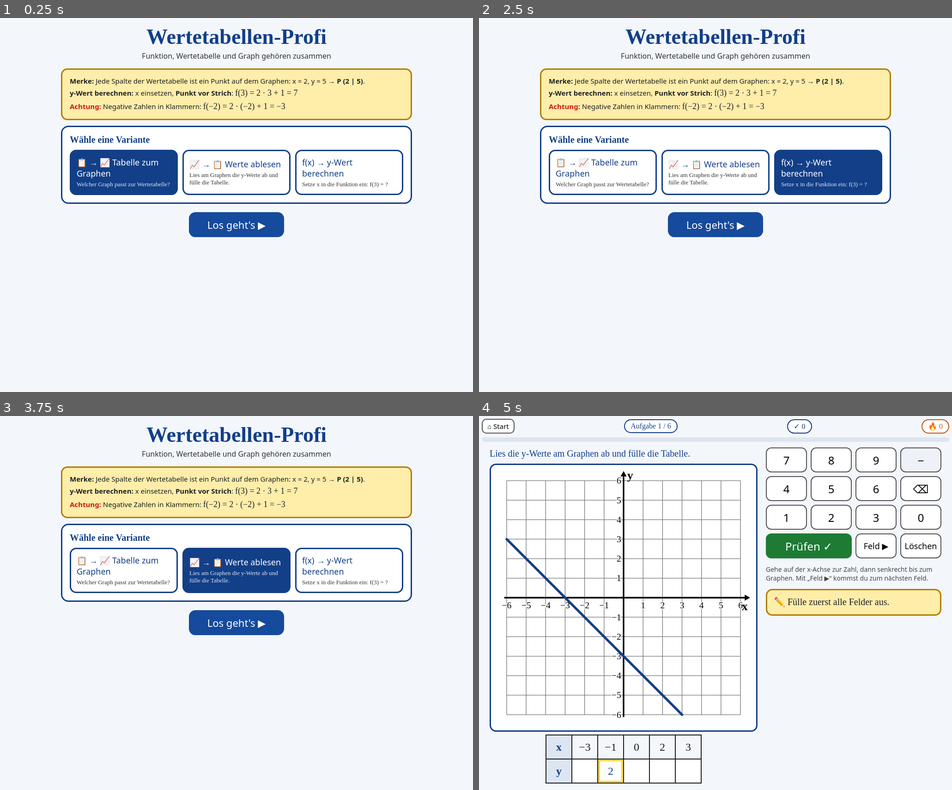
Above: before the commit, frames 1-4 (two rows, left to right).
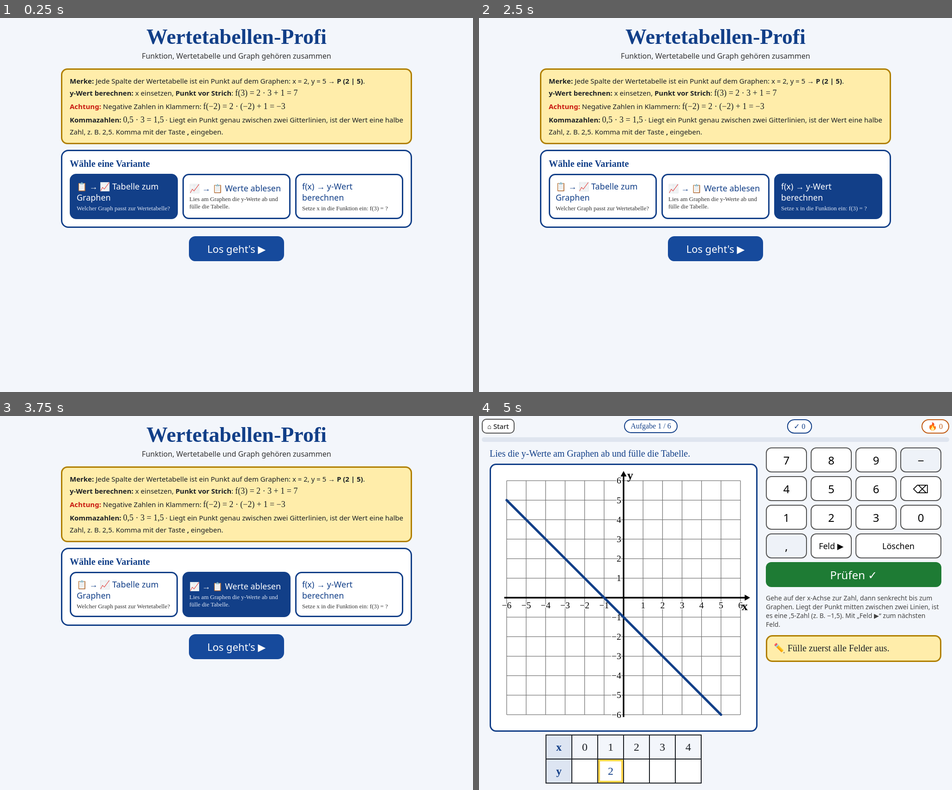
Above: after the commit, the same moments.

Repository: FrauOezdemir/Mathe-spiele
Game: browser game, page wertetabellen-profi.html
Same seed, same stepped clock (60 frames per second), same inputs: the game is played once before the commit and once after it.
Inputs:
- Up to frame 1 (0.25 s): no input
- Up to frame 2 (2.5 s): click "Los geht's ▶" at 0.27 s; click "⌂ Start" at 0.52 s; click "Los geht's ▶" at 0.77 s; click "⌂ Start" at 1.27 s; click "📋 → 📈 Tabelle zum Graphen Wel…" at 1.87 s; click "f(x) → y-Wert berechnen Setze…" at 2.47 s
- Up to frame 3 (3.75 s): tap Tab at 2.52 s; click "Los geht's ▶" at 3.07 s; click "⌂ Start" at 3.27 s; click "📈 → 📋 Werte ablesen Lies am G…" at 3.67 s
- Up to frame 4 (5 s): click "Los geht's ▶" at 4.27 s; click "Prüfen ✓" at 4.52 s; click "Feld ▶" at 4.77 s; click "2" at 4.87 s

The runs differ from the first frame. In frame 1, 12% of the frame differs, in the area x 12-88%, y 25-66%; in frame 2, 12%; in frame 3, 12%; in frame 4, 10%.

Commit message:
Wertetabellen-Profi: Aufgaben mit 0,5er-Werten und Komma-Taste
Co-Authored-By: Claude Opus 5.5 <noreply@anthropic.com>
Claude-Session: https://claude.ai/code/session_01Hun6GpxpFJuJYWYahihW2s

Diff:
--- a/wertetabellen-profi.html
+++ b/wertetabellen-profi.html
@@ -54,7 +54,7 @@
 .keys{display:grid;grid-template-columns:repeat(4,1fr);gap:8px}
 .keys button{font-size:24px;height:54px;border-radius:12px;border:2px solid #555;background:#fff}
 .keys .ok{grid-column:span 2;background:var(--green);color:#fff;border:0}
-.keys .minus{background:#EEF2F8}
+.keys .minus,.keys .comma{background:#EEF2F8}
 .fb{border-radius:14px;padding:10px 14px;margin-top:12px;font-size:16px;line-height:1.5;display:none}
 .fb.good{display:block;background:#DDF2E1;border:3px solid var(--green)}
 .fb.bad{display:block;background:#FAD3CF;border:3px solid var(--red)}
@@ -77,7 +77,8 @@
   <div class="merke">
     <b>Merke:</b> Jede Spalte der Wertetabelle ist ein Punkt auf dem Graphen: x = 2, y = 5 → <b>P (2 | 5)</b>.<br>
     <b>y-Wert berechnen:</b> x einsetzen, <b>Punkt vor Strich</b>: <span class="ex">f(3) = 2 · 3 + 1 = 7</span><br>
-    <b style="color:var(--red)">Achtung:</b> Negative Zahlen in Klammern: <span class="ex">f(−2) = 2 · (−2) + 1 = −3</span>
+    <b style="color:var(--red)">Achtung:</b> Negative Zahlen in Klammern: <span class="ex">f(−2) = 2 · (−2) + 1 = −3</span><br>
+    <b>Kommazahlen:</b> <span class="ex">0,5 · 3 = 1,5</span> · Liegt ein Punkt genau zwischen zwei Gitterlinien, ist der Wert eine halbe Zahl, z. B. 2,5. Komma mit der Taste <b>,</b> eingeben.
   </div>
   <div class="card">
     <h2>Wähle eine Variante</h2>
@@ -111,7 +112,8 @@
           <button>7</button><button>8</button><button>9</button><button class="minus">−</button>
           <button>4</button><button>5</button><button>6</button><button>⌫</button>
           <button>1</button><button>2</button><button>3</button><button>0</button>
-          <button class="ok" id="check">Prüfen ✓</button><button id="nxt" style="font-size:18px">Feld ▶</button><button id="clr" style="font-size:18px">Löschen</button>
+          <button class="comma">,</button><button id="nxt" style="font-size:18px">Feld ▶</button><button id="clr" style="font-size:18px;grid-column:span 2">Löschen</button>
+          <button class="ok" id="check" style="grid-column:span 4">Prüfen ✓</button>
         </div>
         <p class="small" id="keyHint"></p>
       </div>
@@ -144,17 +146,17 @@
 const val_=(F,x)=>F.m*x+F.n;
 function fnText(F){const {m,n}=F;let s;
   if(m==1)s="x";else if(m==-1)s="−x";else if(m==0)s="";else s=f(m)+"x";
-  if(m==0)s=f(n);else if(n>0)s+=" + "+n;else if(n<0)s+=" − "+(-n);
+  if(m==0)s=f(n);else if(n>0)s+=" + "+f(n);else if(n<0)s+=" − "+f(-n);
   return "f(x) = "+s}
 const mstr=m=>Math.abs(m)==0.5?(m<0?"(−0,5)":"0,5"):par(m);
 function steps(F,x){const p=F.m*x;let s=`f(${f(x)}) = ${mstr(F.m)} · ${par(x)}`;
-  if(F.n!=0)s+=` ${F.n>0?"+":"−"} ${Math.abs(F.n)}`;s+=` = ${f(p)}`;
-  if(F.n!=0)s+=` ${F.n>0?"+":"−"} ${Math.abs(F.n)} = ${f(p+F.n)}`;return s}
+  if(F.n!=0)s+=` ${F.n>0?"+":"−"} ${f(Math.abs(F.n))}`;s+=` = ${f(p)}`;
+  if(F.n!=0)s+=` ${F.n>0?"+":"−"} ${f(Math.abs(F.n))} = ${f(p+F.n)}`;return s}
 function diagnose(F,x,a){const p=F.m*x;
   if(a==-p+F.n&&p!=0)return["vz","Vorzeichen beim Malnehmen!",`${mstr(F.m)} · ${par(x)} = <b>${f(p)}</b>. Minus mal Minus = Plus, Plus mal Minus = Minus.`];
   if(x<0&&a==F.m+x+F.n&&F.m!=1)return["klammer","Klammer vergessen?",`Negative Zahl in Klammern und malnehmen: ${mstr(F.m)} · ${par(x)}.`];
   if(F.n!=0&&a==F.m*(x+F.n))return["punkt","Punkt vor Strich!","Erst <b>mal</b>, dann <b>plus/minus</b>."];
-  if(F.n!=0&&a==p)return["n",`Das „${F.n>0?"+":"−"} ${Math.abs(F.n)}“ fehlt!`,`Nach dem Malnehmen noch ${F.n>0?"plus":"minus"} ${Math.abs(F.n)} rechnen.`];
+  if(F.n!=0&&a==p)return["n",`Das „${F.n>0?"+":"−"} ${f(Math.abs(F.n))}“ fehlt!`,`Nach dem Malnehmen noch ${F.n>0?"plus":"minus"} ${f(Math.abs(F.n))} rechnen.`];
   if(a==F.m+x+F.n)return["punkt","Mal, nicht plus!","2x heißt 2 · x."];
   return["","Noch nicht richtig.","Rechne Schritt für Schritt: erst mal, dann plus/minus."]}
 
@@ -180,11 +182,17 @@
 }
 
 // ---------- Aufgaben ----------
-function fnInt(maxAbsY,xs){
-  for(let g=0;g<500;g++){
-    const m=pick([-3,-2,-1,1,2,3,0.5,-0.5]),n=rnd(-4,4);
+const isHalf=v=>Number.isInteger(v*2);
+function fnInt(maxAbsY,xs,half){ // half: Werte in 0,5er-Schritten (mindestens einer mit Komma)
+  for(let g=0;g<800;g++){
+    const m=half?pick([0.5,-0.5,1.5,-1.5,2,-2,1,-1]):pick([-3,-2,-1,1,2,3]);
+    const n=half?pick([-2.5,-1.5,-0.5,0.5,1.5,2.5,-2,-1,0,1,2,3]):rnd(-4,4);
     if(m==1&&n==0)continue;
-    if(xs.every(x=>Number.isInteger(val_({m,n},x))&&Math.abs(val_({m,n},x))<=maxAbsY))return{m,n};
+    const ys=xs.map(x=>m*x+n);
+    if(!ys.every(y=>isHalf(y)&&Math.abs(y)<=maxAbsY))continue;
+    if(half&&!ys.some(y=>!Number.isInteger(y)))continue;
+    if(!half&&!ys.every(Number.isInteger))continue;
+    return{m,n};
   }
   return{m:1,n:1};
 }
@@ -192,7 +200,7 @@
   if(mode=="t2g"){
     for(let i=0;i<8;i++){
       const xs=pick([[-2,-1,0,1,2],[-1,0,1,2,3],[-2,0,2,4]]);
-      const F=fnInt(5,xs);
+      const F=fnInt(5,xs,i%2==1);
       const D=[];const add=(G,why)=>{if(!D.some(d=>d.G.m==G.m&&d.G.n==G.n)&&!(G.m==F.m&&G.n==F.n))D.push({G,why})};
       add({m:-F.m,n:F.n},"Die Steigung hat das falsche Vorzeichen. Schau: Wird y größer oder kleiner, wenn x größer wird?");
       if(F.n!=0)add({m:F.m,n:-F.n},`Schau bei x = 0: Laut Tabelle ist y = ${f(F.n)}.`);
@@ -205,11 +213,21 @@
   if(mode=="g2t"){
     for(let i=0;i<6;i++){
       let xs=pick([[-2,-1,0,1,2],[-3,-1,0,2,3],[0,1,2,3,4],[-4,-2,0,1,3]]);
-      let F=fnInt(6,xs);if(Math.abs(F.m)==0.5){xs=[-4,-2,0,2,4];F=fnInt(6,xs)}
+      const F=fnInt(6,xs,i%2==1);
       t.push({F,xs})}}
   if(mode=="f2y"){
-    for(let i=0;i<10;i++){const F=fnInt(30,[0]);let x;
-      do{x=rnd(-5,5)}while(!Number.isInteger(val_(F,x))||(i%2==0&&x>=0));t.push({F,x})}}
+    // 10 Aufgaben: 6 mit ganzen Zahlen, 4 mit 0,5er-Werten (x oder y mit Komma)
+    const halfIdx=new Set([1,4,6,9]);
+    for(let i=0;i<10;i++){let F,x,ok=false;
+      for(let g=0;g<3000&&!ok;g++){
+        const H=halfIdx.has(i);
+        if(H){ if(Math.random()<.5){F=fnInt(30,[0],true);x=rnd(-5,5)} else {F=fnInt(30,[0],false);x=pick([-3.5,-2.5,-1.5,-0.5,0.5,1.5,2.5,3.5]);if(!Number.isInteger(F.m))F={m:pick([2,-2,3,4,-4]),n:F.n}} }
+        else {F=fnInt(30,[0],false);x=rnd(-5,5); if(i%2==0&&x>=0)continue}
+        const y=val_(F,x);if(!isHalf(y)||Math.abs(y)>30)continue;
+        if(H&&Number.isInteger(y)&&Number.isInteger(x))continue;
+        if(!H&&!Number.isInteger(y))continue;
+        ok=true}
+      t.push({F,x})}}
   return t}
 function start(){tasks=makeTasks();idx=0;score=0;streak=0;best=0;total=0;errs={};show("play");load()}
 function upd(){const N=tasks.length;$("#round").textContent="Aufgabe "+(idx+1)+" / "+N;
@@ -237,7 +255,7 @@
     A.innerHTML=cs([{m:cur.F.m,n:cur.F.n}],{R:6,W:440})+tableHTML(cur.xs,null,true);
     cells=cur.xs.map(()=>({v:"",ok:false,first:true}));act=0;
     A.querySelectorAll("td.in").forEach(td=>td.onclick=()=>{const i=+td.dataset.i;if(!cells[i].ok){act=i;rTab()}});
-    $("#keyHint").textContent="Gehe auf der x-Achse zur Zahl, dann senkrecht bis zum Graphen. Mit „Feld ▶“ kommst du zum nächsten Feld.";
+    $("#keyHint").textContent="Gehe auf der x-Achse zur Zahl, dann senkrecht bis zum Graphen. Liegt der Punkt mitten zwischen zwei Linien, ist es eine ,5-Zahl (z. B. −1,5). Mit „Feld ▶“ zum nächsten Feld.";
     total+=cur.xs.length;rTab();
   }
   if(mode=="f2y"){
@@ -250,15 +268,16 @@
   }
 }
 function rTab(){document.querySelectorAll("#area td.in").forEach(td=>{const i=+td.dataset.i,c=cells[i];
-  td.textContent=f(c.v);td.className="in"+(c.ok?" ok":c.bad?" no":"")+(i==act&&!c.ok?" act":"")})}
+  td.textContent=f(c.v).replace(/\.$/,",");td.className="in"+(c.ok?" ok":c.bad?" no":"")+(i==act&&!c.ok?" act":"")})}
 $("#keys").addEventListener("click",e=>{const b=e.target.closest("button");if(!b)return;press(b.id=="check"?"OK":b.id=="clr"?"CLR":b.id=="nxt"?"NEXT":b.textContent)});
 document.addEventListener("keydown",e=>{if(!$("#play").classList.contains("on"))return;
   if(e.key=="Enter"){done?$("#next").click():press("OK");return}
-  if(/^\d$/.test(e.key))press(e.key);else if(e.key=="-")press("−");else if(e.key=="Backspace")press("⌫");else if(e.key=="Tab"){e.preventDefault();press("NEXT")}});
+  if(/^\d$/.test(e.key))press(e.key);else if(e.key=="-")press("−");else if(e.key=="Backspace")press("⌫");else if(e.key==","||e.key==".")press(",");else if(e.key=="Tab"){e.preventDefault();press("NEXT")}});
 function edit(s,k){if(k=="⌫")return s.slice(0,-1);if(k=="−")return s.startsWith("-")?s.slice(1):"-"+s;if(k=="CLR")return "";
-  if(/^\d$/.test(k)&&s.replace("-","").length<3)return s+k;return s}
+  if(k==","){if(s.includes("."))return s;return (s===""||s==="-"?s+"0":s)+"."}
+  if(/^\d$/.test(k)&&s.replace("-","").replace(".","").length<4)return s+k;return s}
 function press(k){if(done||mode=="t2g")return;
-  if(mode=="f2y"){if(k=="OK")return checkY();if(k=="NEXT")return;val=edit(val,k);$("#ans").textContent=f(val)}
+  if(mode=="f2y"){if(k=="OK")return checkY();if(k=="NEXT")return;val=edit(val,k);$("#ans").textContent=f(val).replace(/\.$/,",")}
   if(mode=="g2t"){if(k=="OK")return checkTab();
     if(k=="NEXT"){let j=act;for(let s=0;s<cells.length;s++){j=(j+1)%cells.length;if(!cells[j].ok)break}act=j;rTab();return}
     if(k=="CLR"){cells.forEach(c=>{if(!c.ok){c.v="";c.bad=false}});rTab();return}
@@ -282,7 +301,7 @@
     else fb("bad","❌ Dieser Graph passt nicht.",o.why+" Versuch es nochmal.")}}
 // Variante 2: Graph -> Tabelle
 function checkTab(){
-  if(cells.some(c=>!c.ok&&(c.v===""||c.v==="-"))){fb("hint","✏️ Fülle zuerst alle Felder aus.","");return}
+  if(cells.some(c=>!c.ok&&(c.v===""||c.v==="-"||c.v.endsWith(".")))){fb("hint","✏️ Fülle zuerst alle Felder aus.","");return}
   tries++;const F=cur.F;let wrong=[];
   cells.forEach((c,i)=>{if(c.ok)return;const x=cur.xs[i],y=val_(F,x),a=+c.v;
     if(a==y){c.ok=true;c.bad=false;if(c.first)score++}
@@ -300,7 +319,7 @@
     fb("bad","❌ Die roten Werte sind jetzt verbessert.",wrong.map(w=>`<div>• x = ${f(w.x)} → y = <b>${f(val_(F,w.x))}</b> (roter Punkt)</div>`).join(""));finish()}
   else fb("bad",`❌ ${wrong.length} ${wrong.length==1?"Feld ist":"Felder sind"} noch falsch (rot).`,wrong.map(w=>`<div>• Bei x = ${f(w.x)}: ${w.why}</div>`).join("")+"Verbessere und prüfe nochmal.")}
 // Variante 3: Funktion -> y-Wert
-function checkY(){if(val===""||val==="-"){fb("hint","✏️ Tippe zuerst ein Ergebnis ein.","");return}
+function checkY(){if(val===""||val==="-"||val.endsWith(".")){fb("hint","✏️ Tippe zuerst ein Ergebnis ein.","");return}
   const a=+val,F=cur.F,x=cur.x;tries++;
   if(a==val_(F,x)){if(tries==1){score++;streak++;best=Math.max(best,streak)}fb("good","✅ Richtig!",`<div class="calc">${steps(F,x)}</div>`);finish();return}
   const d=diagnose(F,x,a);err(d[0]);streak=0;upd();
